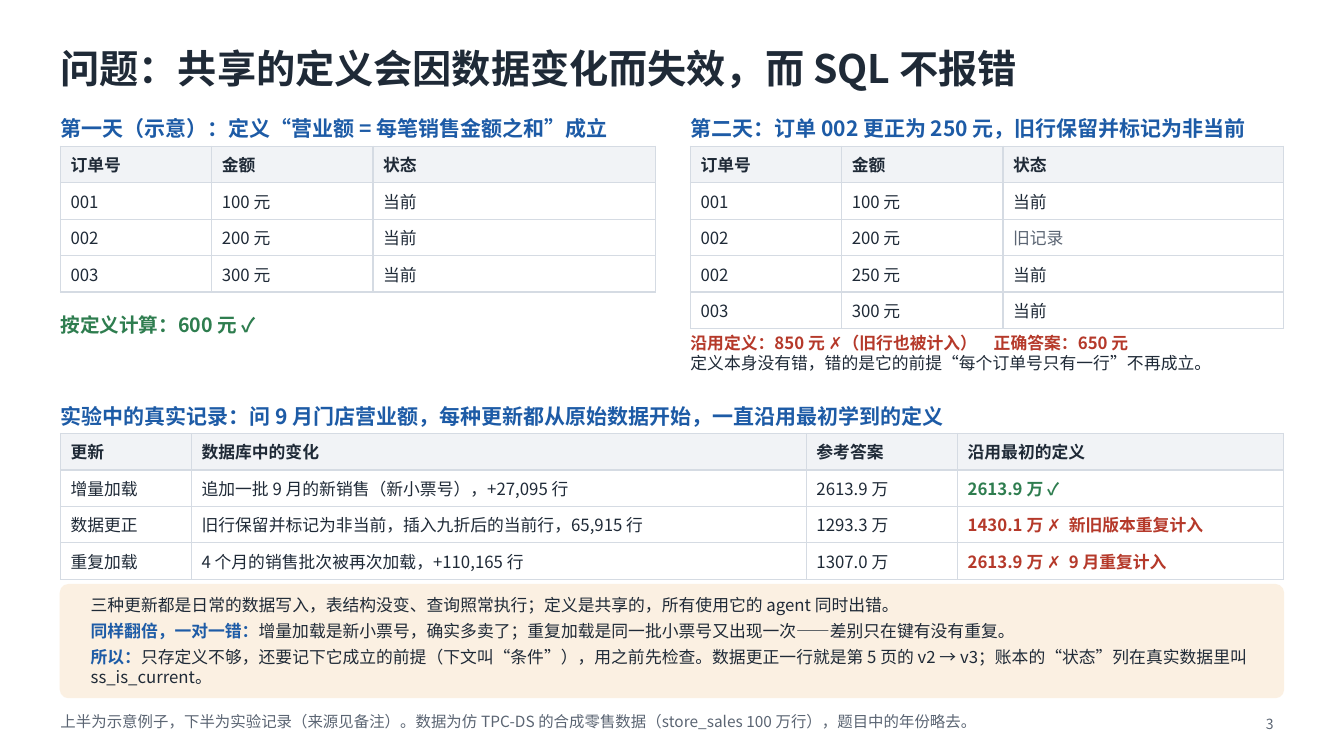
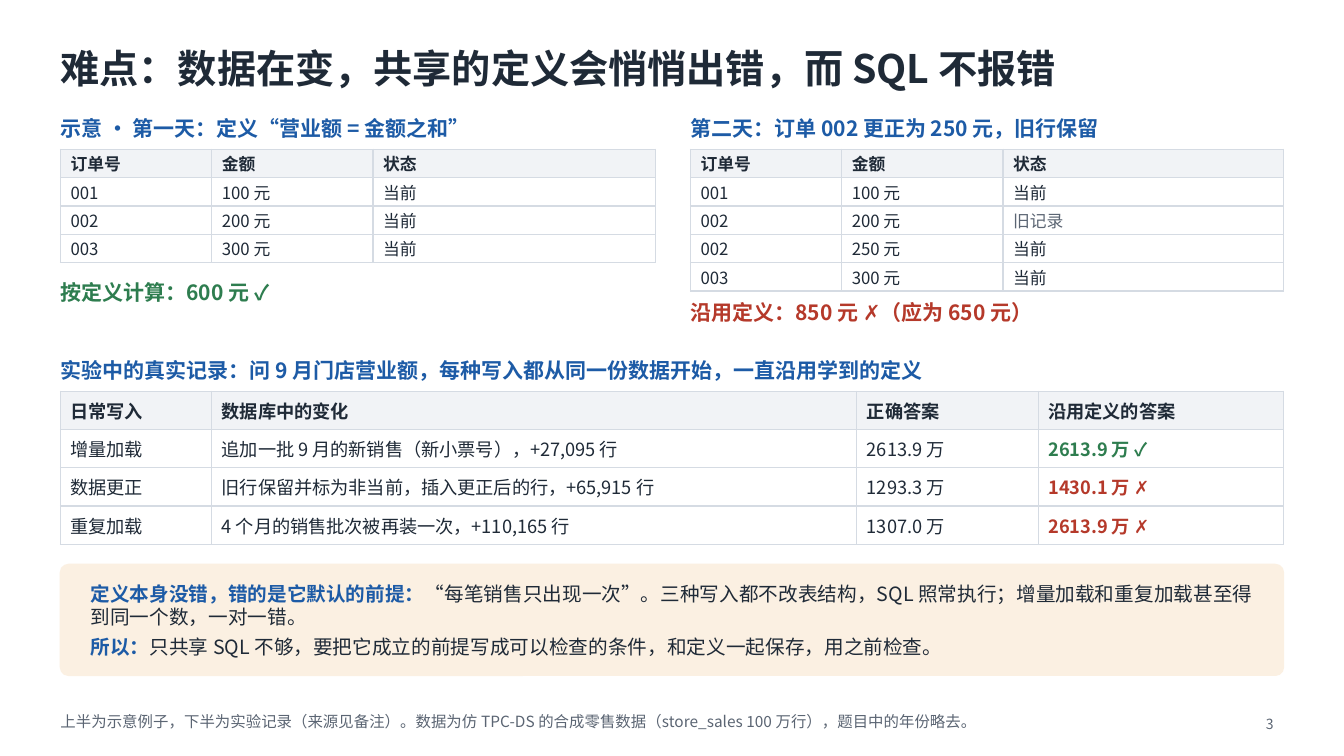
Before and after one commit to mmmttt000045/agent4db-adapter, a slide deck: slide 3 of docs/mavra-system.pptx. Drawn at 1344x756 pixels with LibreOffice and Linux fonts; fonts in the diff are those of the drawing. Boxes give left, top, right and bottom in pixels: in the first picture for what was removed or moved away, otherwise in the second. Text is boxed around its words. In the diff, an @@ line names an element or a change of style, - is before the commit and + after.

```diff
--- a/docs/mavra-system.pptx
+++ b/docs/mavra-system.pptx
@@ title at [60,49,1055,91]: text changed @@
-问题：共享的定义会因数据变化而失效，而 SQL 不报错
+难点：数据在变，共享的定义会悄悄出错，而 SQL 不报错
@@ text at [60,118,470,138]: text changed @@
-第一天（示意）：定义“营业额 = 每笔销售金额之和”成立
+示意 · 第一天：定义“营业额 = 金额之和”
@@ text at [690,118,1099,139]: text changed @@
-第二天：订单 002 更正为 250 元，旧行保留并标记为非当前
+第二天：订单 002 更正为 250 元，旧行保留
@@ table: place and size @@
-table at [60,146,655,287]
+table at [60,149,655,261]
@@ table: place and size @@
-table at [691,146,1284,323]
+table at [691,149,1284,290]
@@ text "按定义计算：600 元 ✓": place and size @@
-text "按定义计算：600 元 ✓" at [60,315,238,334]
+text "按定义计算：600 元 ✓" at [60,282,249,302]
@@ text "按定义计算：600 元 ✓" at [60,282,249,302]: size 14 to 15 pt @@
@@ text "沿用定义：850 元 ✗（应为 650 元）" at [690,302,1033,322]: vertical alignment top to middle @@
@@ text at [690,302,1033,322]: text changed; size 12 to 15 pt; text colour #1F2A37 to #B5392A; bold on @@
-沿用定义：850 元 ✗（旧行也被计入） 正确答案：650 元
-定义本身没有错，错的是它的前提“每个订单号只有一行”不再成立。
+沿用定义：850 元 ✗（应为 650 元）
@@ text at [60,360,922,381]: text changed @@
-实验中的真实记录：问 9 月门店营业额，每种更新都从原始数据开始，一直沿用最初学到的定义
+实验中的真实记录：问 9 月门店营业额，每种写入都从同一份数据开始，一直沿用学到的定义
@@ table at [60,391,1284,541] @@
-row 1: 更新 | 数据库中的变化 | 参考答案 | 沿用最初的定义
+row 1: 日常写入 | 数据库中的变化 | 正确答案 | 沿用定义的答案
-row 3, column 2: 旧行保留并标记为非当前，插入九折后的当前行，65,915 行
+row 3, column 2: 旧行保留并标为非当前，插入更正后的行，+65,915 行
-row 3, column 4: 1430.1 万 ✗ 新旧版本重复计入
+row 3, column 4: 1430.1 万 ✗
-row 4, column 2: 4 个月的销售批次被再次加载，+110,165 行
+row 4, column 2: 4 个月的销售批次被再装一次，+110,165 行
-row 4, column 4: 2613.9 万 ✗ 9 月重复计入
+row 4, column 4: 2613.9 万 ✗
@@ size 12 to 13 pt in "数据库中的变化", "增量加载", "追加一批 9 月的新销售（新小票号），+27,095 行", "2613.9 万" and 5 more places @@
@@ table: place and size @@
-table at [60,434,1284,575]
+table at [60,391,1284,541]
@@ rounded rectangle: place and size @@
-rounded rectangle at [60,585,1284,698]
+rounded rectangle at [60,565,1284,676]
@@ rounded rectangle at [60,565,1284,676]: proportions changed @@
@@ text at [91,584,1252,658]: text changed; size 12 to 14 pt @@
-三种更新都是日常的数据写入，表结构没变、查询照常执行；定义是共享的，所有使用它的 agent 同时出错。
-同样翻倍，一对一错：增量加载是新小票号，确实多卖了；重复加载是同一批小票号又出现一次——差别只在键有没有重复。
-所以：只存定义不够，还要记下它成立的前提（下文叫“条件”），用之前先检查。数据更正一行就是第 5 页的 v2 → v3；账本的“状态”列在真实数据里叫 ss_is_current。
+定义本身没错，错的是它默认的前提：“每笔销售只出现一次”。三种写入都不改表结构，SQL 照常执行；增量加载和重复加载甚至得到同一个数，一对一错。
+所以：只共享 SQL 不够，要把它成立的前提写成可以检查的条件，和定义一起保存，用之前检查。
```
Also in this commit, not shown: 4 other slides changed, 3 slides added, 5 slides removed, 23 other files.
